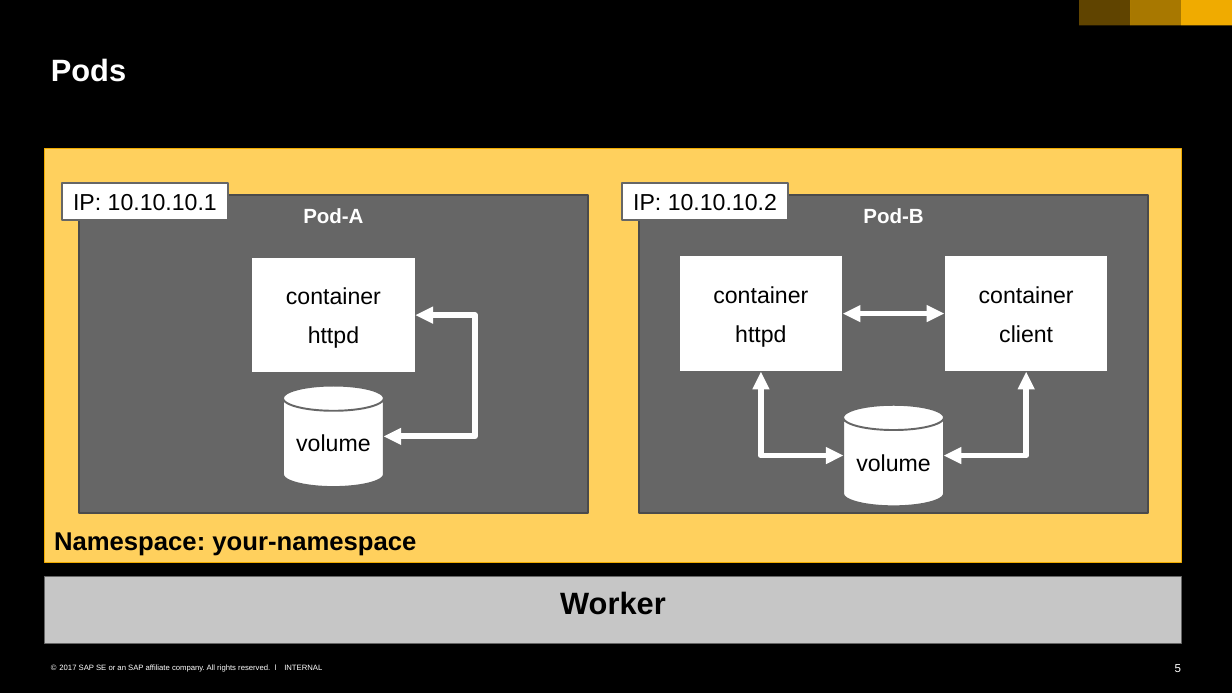
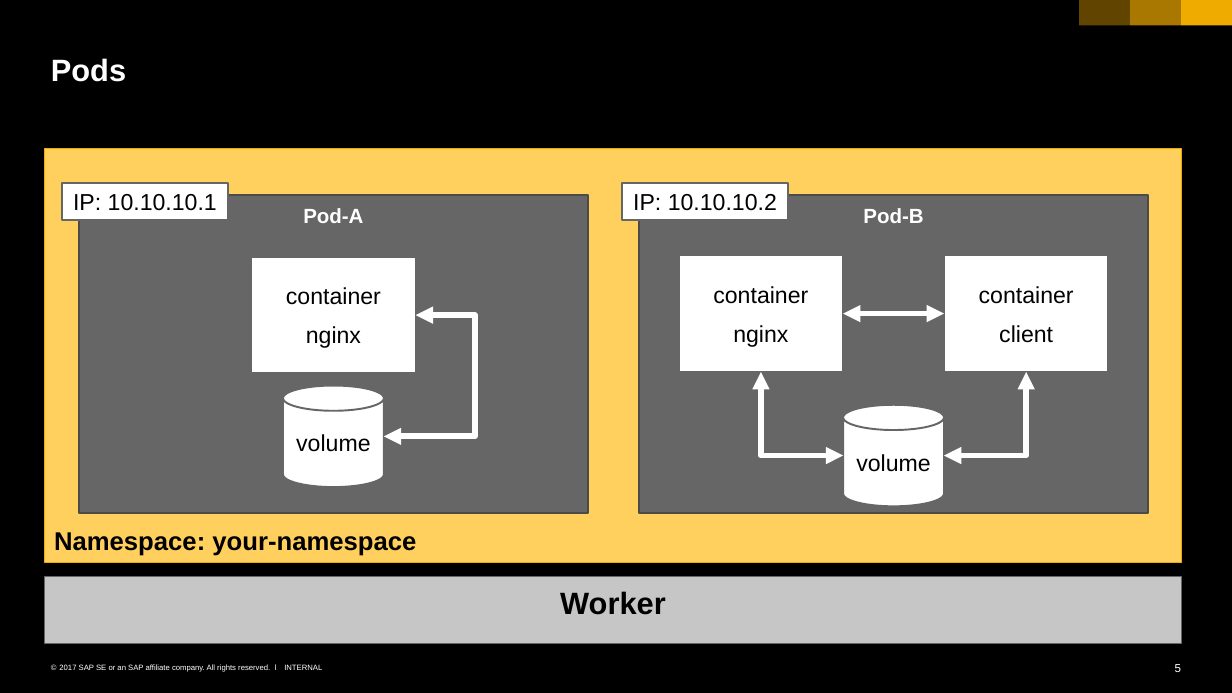
Before and after one commit to cuijiyao01/docker-k8s-training, a slide deck: slide 5 of kubernetes/02_namespaces_pods.pptx. Drawn at 1232x693 pixels with LibreOffice and Linux fonts; fonts in the diff are those of the drawing. Boxes give left, top, right and bottom in pixels: in the first picture for what was removed or moved away, otherwise in the second. Text is boxed around its words. In the diff, an @@ line names an element or a change of style, - is before the commit and + after.

```diff
--- a/kubernetes/02_namespaces_pods.pptx
+++ b/kubernetes/02_namespaces_pods.pptx
@@ text in rectangle at (x1=306, y1=326, x2=361, y2=348): text changed @@
-httpd
+nginx
@@ text in rectangle at (x1=733, y1=325, x2=788, y2=347): text changed @@
-httpd
+nginx
```
Also in this commit, not shown: 1 other slide changed, 1 slide added, 6 other files.
